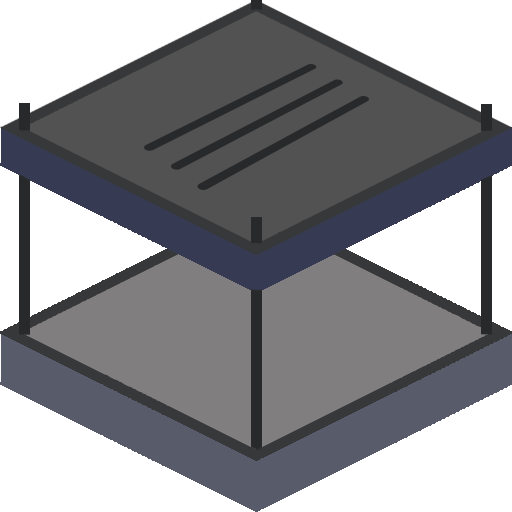
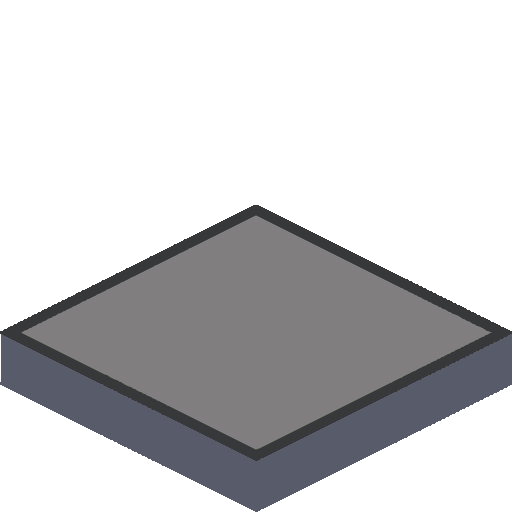
Layers edited between the first and the second 512 x 512 image:
hid group "Группа 2" (4 layers) over [left=19, top=0, right=492, bottom=450]
hid group "Группа 1" (4 layers) over [left=0, top=0, right=512, bottom=293]
